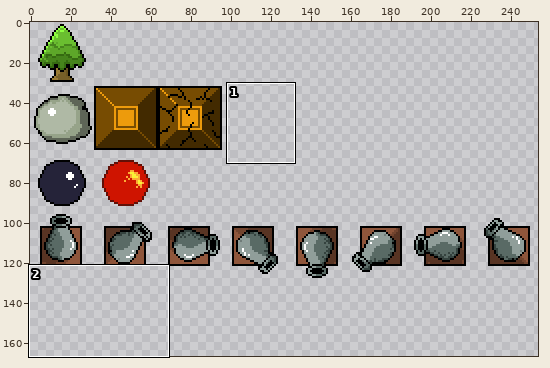
A pixel-art file gets an edit: ruzzle_sprites/ruzzle_objects.aseprite. The picture above shows the old version from afar; the outline marks the close-up.
Close-up. As it was:
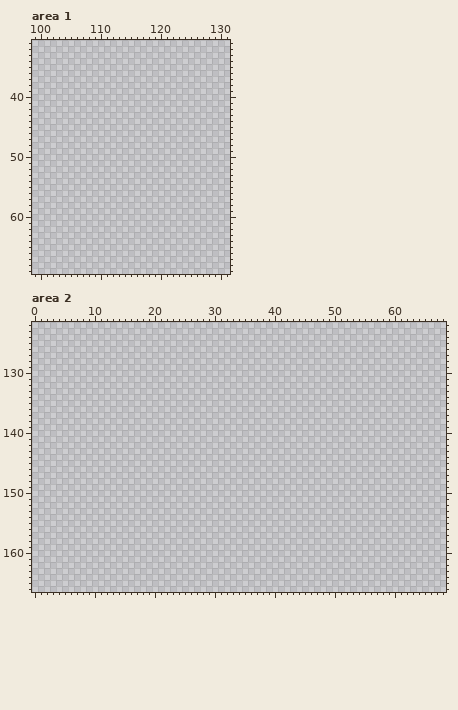
256x256 pixels, 1 frame. Colours within 5 levels of each other are drawn and written as one. Shown: area 1: x 99..131, y 31..69; area 2: x 0..68, y 122..166. The wide view leaves out empty margins.
Palette (. is transparent): 
Pixels before, area 2 (only the part around the change), first column x 0:
122 .....................................................................
123 .....................................................................
124 .....................................................................
125 .....................................................................
126 .....................................................................
127 .....................................................................
128 .....................................................................
129 .....................................................................
130 .....................................................................
131 .....................................................................
132 .....................................................................
133 .....................................................................
134 .....................................................................
135 .....................................................................
136 .....................................................................
137 .....................................................................
138 .....................................................................
139 .....................................................................
140 .....................................................................
141 .....................................................................
142 .....................................................................
143 .....................................................................
144 .....................................................................
145 .....................................................................
146 .....................................................................
147 .....................................................................
148 .....................................................................
149 .....................................................................
150 .....................................................................
151 .....................................................................
152 .....................................................................
153 .....................................................................
154 .....................................................................
155 .....................................................................
156 .....................................................................
157 .....................................................................
158 .....................................................................
159 .....................................................................
160 .....................................................................
161 .....................................................................
162 .....................................................................
163 .....................................................................
164 .....................................................................
165 .....................................................................
The same view after the edit:
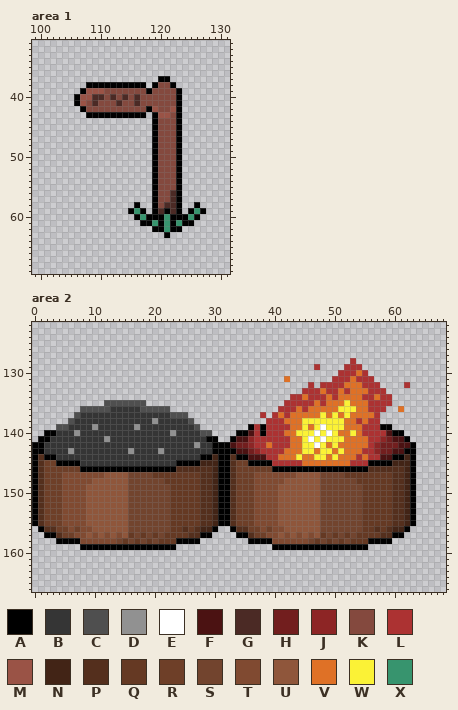
Colours new in this view: A #000000  B #353535  C #4f4f4f  D #919191  E #ffffff  F #4b1212  G #4b2a25  H #721e1e  J #8d2525  K #84493e  L #ac3232  M #9a5346  N #422416  P #542f1d  Q #653923  R #6e3f28  S #72442e  T #804a31  U #8f563b  V #df7126  W #fbf236  X #37946e
Difference:
Changed rows in their new state; - is an unchanged pixel.
Area 1:
first column x 106:
37 --------------AA------
38 --AAAAAAAAAA-AKKA-----
39 -AMMMKKKKKKKAKKKKA----
40 AMMGGKGKGKGKKKKKKA----
41 AMKGKKKGKKGKKKKKKA----
42 -AKKKKKKKKKKAMKKMA----
43 --AAAAAAAAAA-AMMKA----
44 -------------AKKKA----
45 -------------AKKKA----
46 -------------AKKKA----
47 -------------AKKKA----
48 -------------AKKKA----
49 -------------AKKKA----
50 -------------AKKKA----
51 -------------AKKKA----
52 -------------AKKKA----
53 -------------AKKKA----
54 -------------AKKKA----
55 -------------AKKKA----
56 -------------AKKGA----
57 -------------AKKGA----
58 ----------A--AKGGA--A-
59 ---------AXA-AGAGA-AXA
60 ----------AXAAAXAAAXA-
61 -----------AAXAXAXAA--
62 -------------AAXAA----
63 ---------------A------
Area 2:
first column x 0:
128 -----------------------------------------------------L----------
129 -----------------------------------------------L----LLL---------
130 ---------------------------------------------------LLLVL--------
131 ------------------------------------------V-------LLLVLLL-------
132 ----------------------------------------------L-LLLLVVVLLL----L-
133 ---------------------------------------------LLLVLLVLVVVLLL-----
134 -------------------------------------------LLVLLLVLVVVVLLVLL----
135 ------------CCCCCCC-----------------------LLLLLVLVVVWVVVLLLL----
136 --------CCCCCBBBBBCCCCC------------------LLLVLVVVVVWWWVVLLL--V--
137 -------CBBBBBBBBBBBBBBBCCC------------L-LVLVVVVVWVWVWVVVVL------
138 ------CBBBBBBBBBBBBBDBBBBBC------------LLLVVVWWWWWWWVVLVLL------
139 ----CCBBBBDBBBBBBDBBBBBBBBBC--------ALALLLLVVWVWEWWWVVVLLLAA----
140 --AABBBDBBBBBBBBBBBBBBBDBBBBCC----AAFLALLLVVWWWEWEWVVWVLLLLFAA--
141 -AABBBBBBBBBDBBBBBBBBBBBBBBBBAA--AFFJLLLLLLVVWEWEWWWVVVVLLJHFFA-
142 AABBBBBBBBBBBBBBBBBBBBBBBBBDBBAAAFHHJLLVLLLVVWWEWVWVVVVVLJHHHFFA
143 AABBBBDBBBBBBBBBDBBBBDBBBBBBBBAAAAFFHJLLLLVVVWWVWWVWVVVLLJHHFFAA
144 APAABBBBBBBBBBBBBBBBBBBBBBBBAANAAPAAFFFLLVVVWVVWWVWVVVLVLLFFAANA
145 APRRAAAABBBBBBBBBBBBBBBBAAAANNNAAPRRAAAALLLLLVVVVVVVVLLLAAAANNNA
146 APRRRRRRAAAAAAAAAAAAAAAAPPPPPPNAAPRRRRRRAAAAAAAAAAAAAAAAPPPPPPNA
147 APRRRTTTTTTTUUUUSSSSQQQQQQQQPPNAAPRRRTTTTTTTUUUUSSSSQQQQQQQQPPNA
148 APRRRTTTTTUUUUUUSSSSSSQQQQQQPPNAAPRRRTTTTTUUUUUUSSSSSSQQQQQQPPNA
149 APRRRTTTTUUUUUUUSSSSSSSQQQQQPPNAAPRRRTTTTUUUUUUUSSSSSSSQQQQQPPNA
150 APRRRTTTTUUUUUUUSSSSSSSQQQQQPPNAAPRRRTTTTUUUUUUUSSSSSSSQQQQQPPNA
151 APRRRTTTTUUUUUUUSSSSSSSQQQQQPPNAAPRRRTTTTUUUUUUUSSSSSSSQQQQQPPNA
152 APRRRTTTTUUUUUUUSSSSSSSQQQQQPPNAAPRRRTTTTUUUUUUUSSSSSSSQQQQQPPNA
153 APRRRTTTTUUUUUUUSSSSSSSQQQQQPPNAAPRRRTTTTUUUUUUUSSSSSSSQQQQQPPNA
154 APRRRTTTTUUUUUUUSSSSSSSQQQQQPPNAAPRRRTTTTUUUUUUUSSSSSSSQQQQQPPNA
155 APRRRTTTTUUUUUUUSSSSSSSQQQQQPPNAAPRRRTTTTUUUUUUUSSSSSSSQQQQQPPNA
156 -APPRRTRTTUUUUUUSSSSSSSQQPQPNNA--APPRRTRTTUUUUUUSSSSSSSQQPQPNNA-
157 --AAPRRTTUTUTUTUQSQSQSQQQQPPAA----AAPRRTTUTUTUTUQSQSQSQQQQPPAA--
158 ----AAAATTTTTTSQSQSQSQQQAAAA--------AAAATTTTTTSQSQSQSQQQAAAA----
159 --------AAAAAAAAAAAAAAAA----------------AAAAAAAAAAAAAAAA--------
Where, in picture pixels (left, top, right, bottom), the same in both close-ups:
added: (74, 76, 206, 238)
added: (32, 358, 416, 550)
